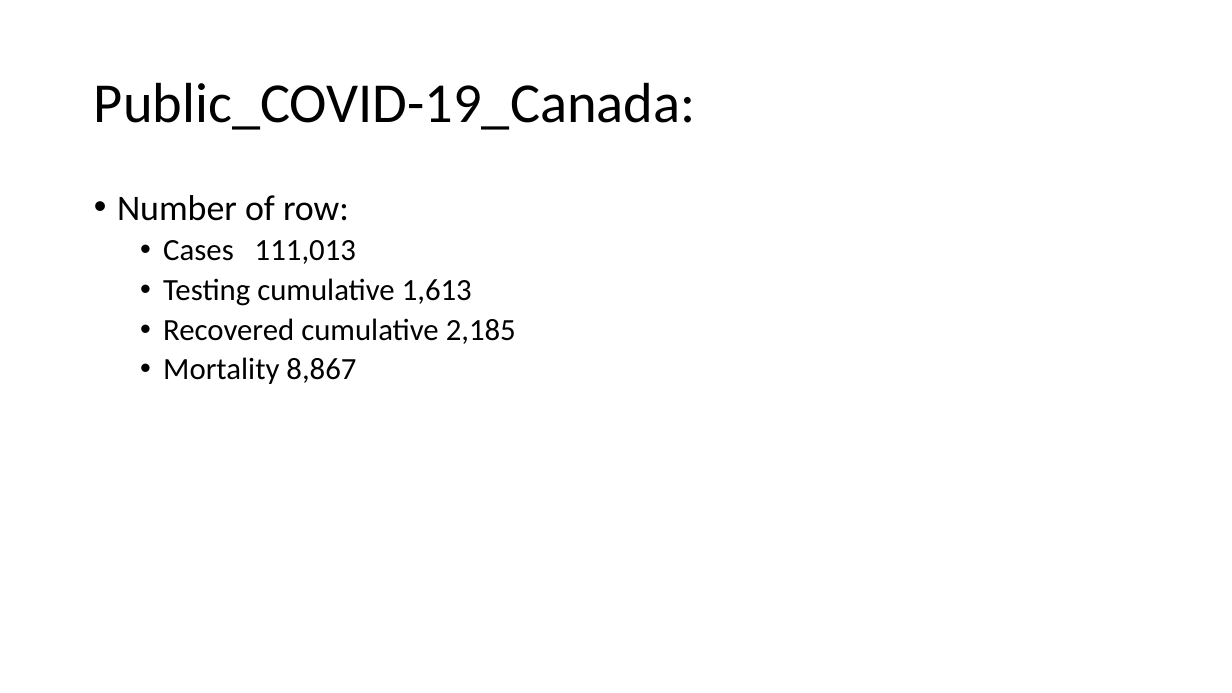
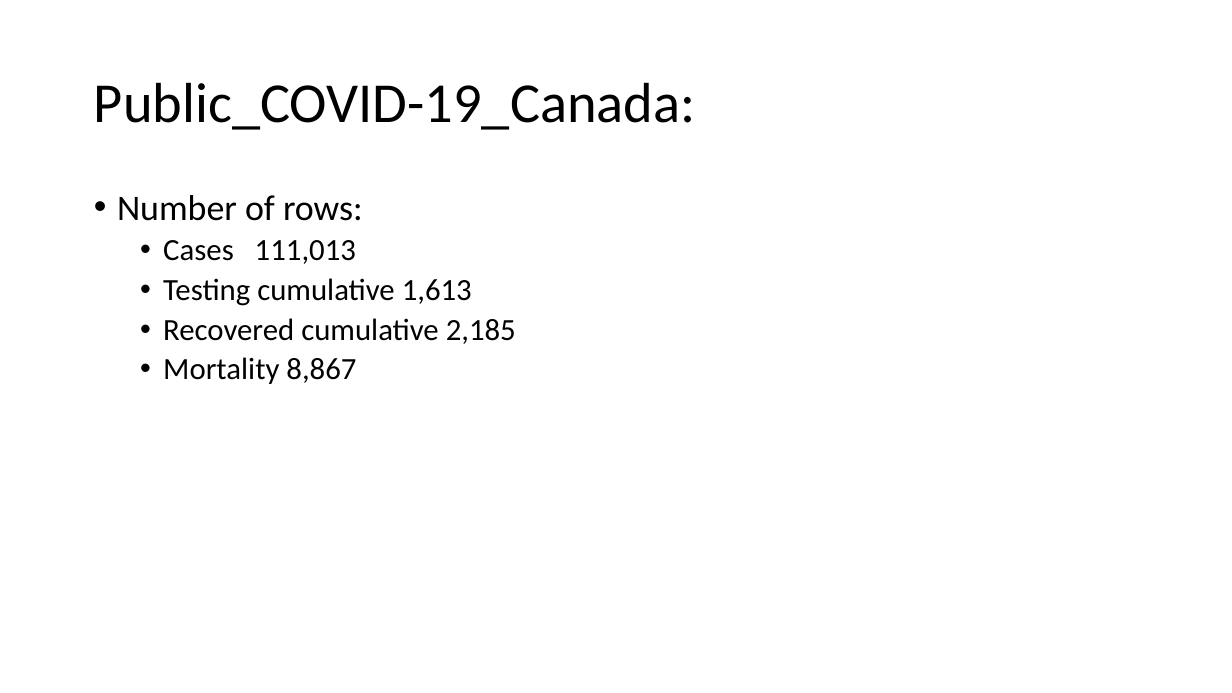
Before and after one commit to faten-elouta/Datawarehouse, a slide deck: slide 3 of Data warehouse.pptx. Drawn at 1232x693 pixels with LibreOffice and Linux fonts; fonts in the diff are those of the drawing. Boxes give left, top, right and bottom in pixels: in the first picture for what was removed or moved away, otherwise in the second. Text is boxed around its words. In the diff, an @@ line names an element or a change of style, - is before the commit and + after.

```diff
--- a/Data warehouse.pptx
+++ b/Data warehouse.pptx
@@ text at box(117, 195, 363, 221): text changed @@
-• Number of row:
+• Number of rows:
```
Also in this commit, not shown: 6 other slides changed.
